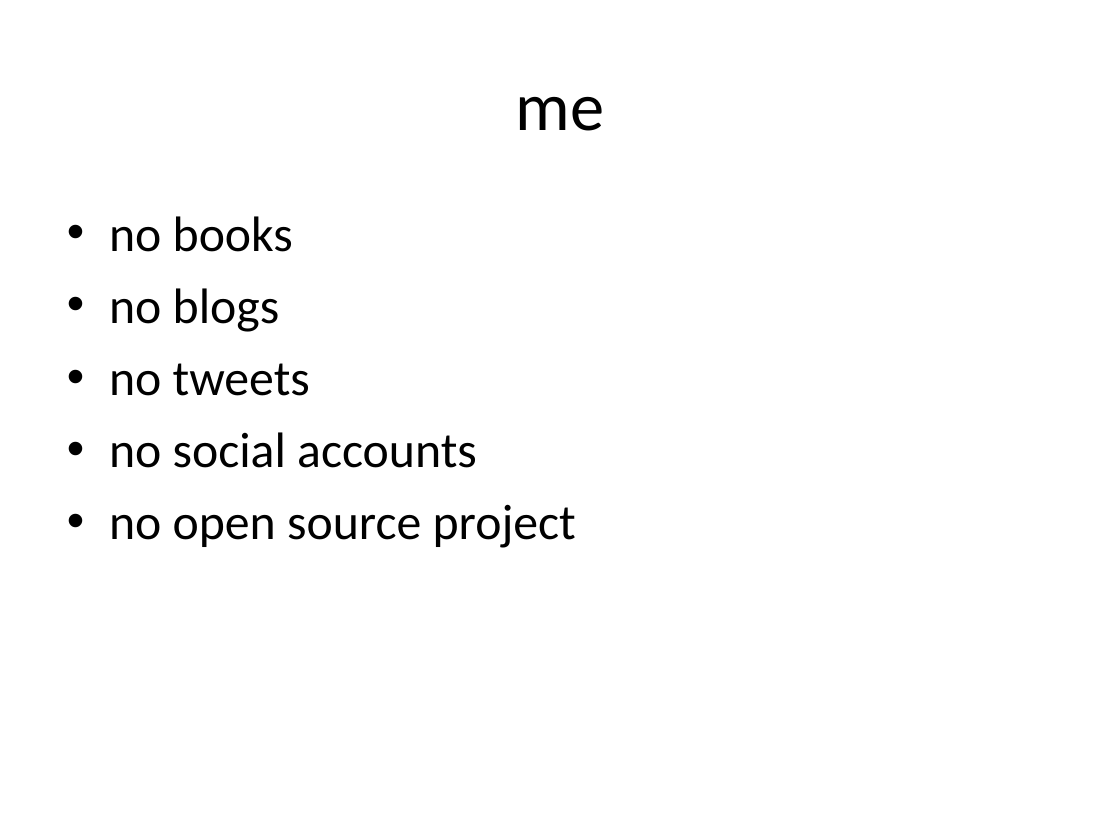
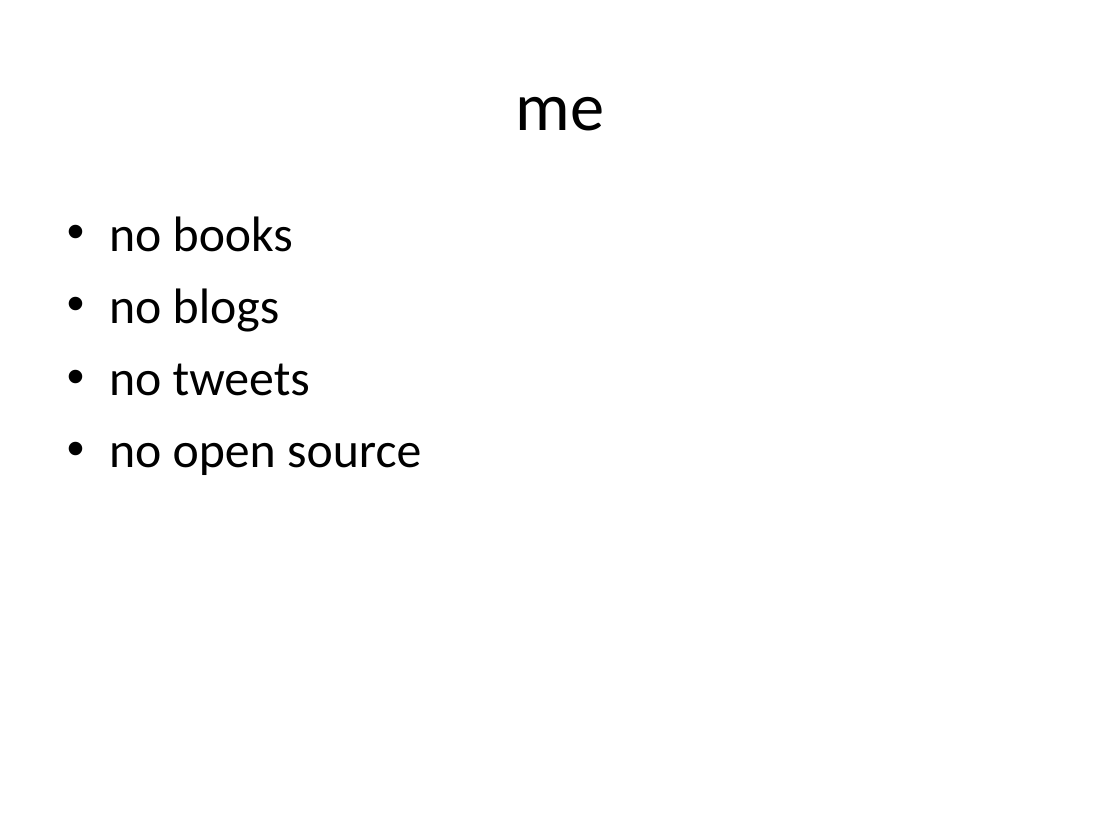
Before and after one commit to kamyu104/GofPatterns, a slide deck: slide 2 of Effective patterns.ppt. Drawn at 1120x840 pixels with LibreOffice and Linux fonts; fonts in the diff are those of the drawing. Boxes give left, top, right and bottom in pixels: in the first picture for what was removed or moved away, otherwise in the second. Text is boxed around its words. In the diff, an @@ line names an element or a change of style, - is before the commit and + after.

```diff
--- a/Effective patterns.ppt
+++ b/Effective patterns.ppt
@@ text at <box>109,442,421,475</box>: text changed @@
-• no social accounts
-• no open source project
+• no open source
```
Also in this commit, not shown: 6 other slides changed, 30 slides added, 5 slides removed.
